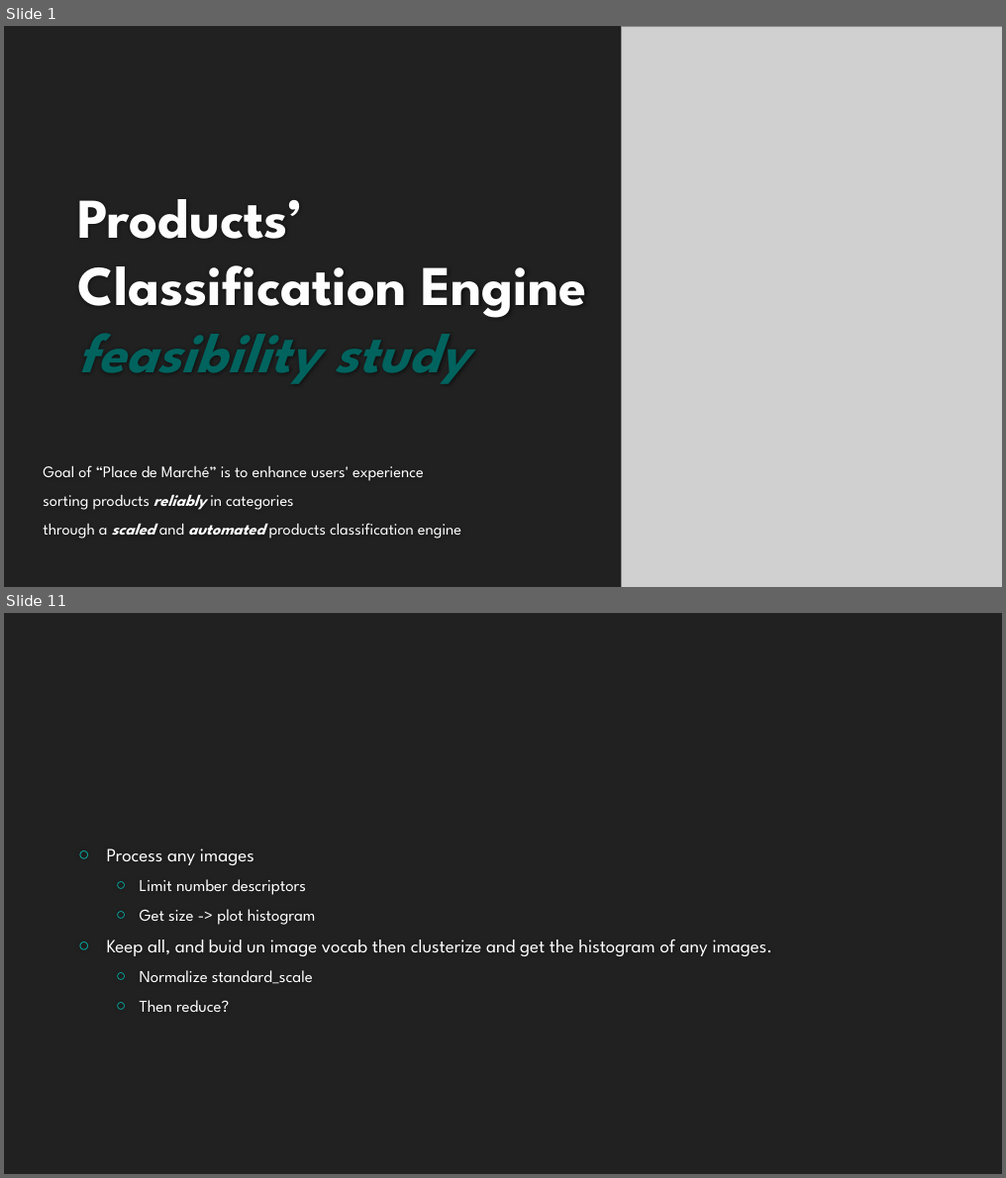
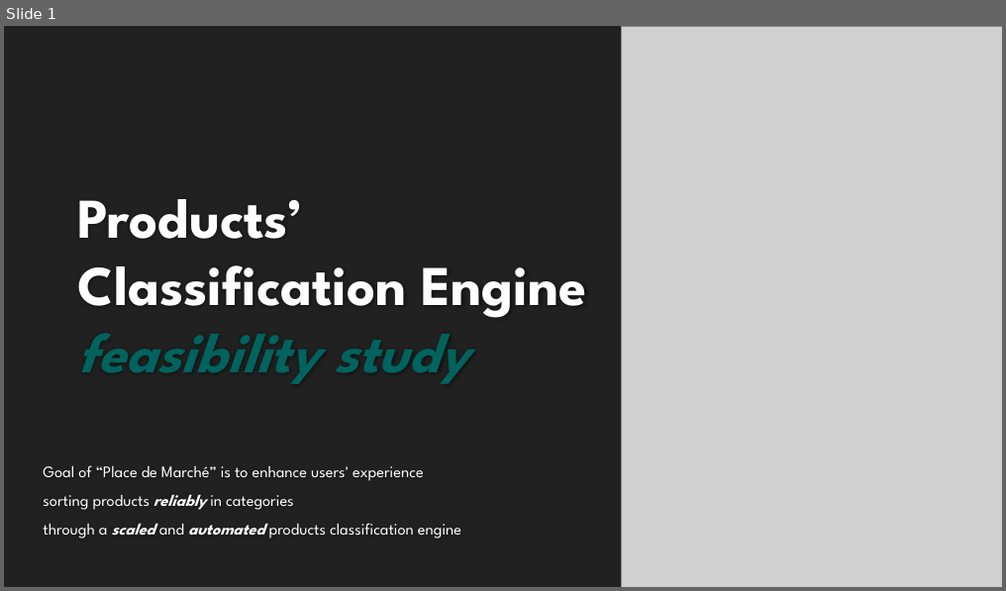
Before and after one commit to EtienneLardeur/P6_ClassificationEngine, a slide deck: P6_02_Support.pptx. Shown one above the other, each under a label of ours: slides 1 and 11 before the commit, slide 1 after it; the slides between them are not shown. The pictures are 1006x1178 and 1006x591 pixels, drawn with LibreOffice and Linux fonts; fonts in the diff are those of the drawing; grey boxes stand for pictures; background and template pictures are left out. Boxes give left, top, right and bottom in pixels: in the first picture for what was removed or moved away, otherwise in the second. Text is boxed around its words. In the diff, an @@ line names an element or a change of style, - is before the commit and + after.

```diff
--- a/P6_02_Support.pptx
+++ b/P6_02_Support.pptx
@@ slide 11 removed at [4, 613, 1002, 1174], background #212121 @@
@@ text removed at [107, 849, 773, 1012] @@
-○ Process any images
-  ○ Limit number descriptors
-  ○ Get size -> plot histogram
-○ Keep all, and buid un image vocab then clusterize and get the histogram of any images.
-  ○ Normalize standard_scale
-  ○ Then reduce?
```
Also in this commit, not shown: 6 slides changed, 8 slides added, 4 other slides removed.
